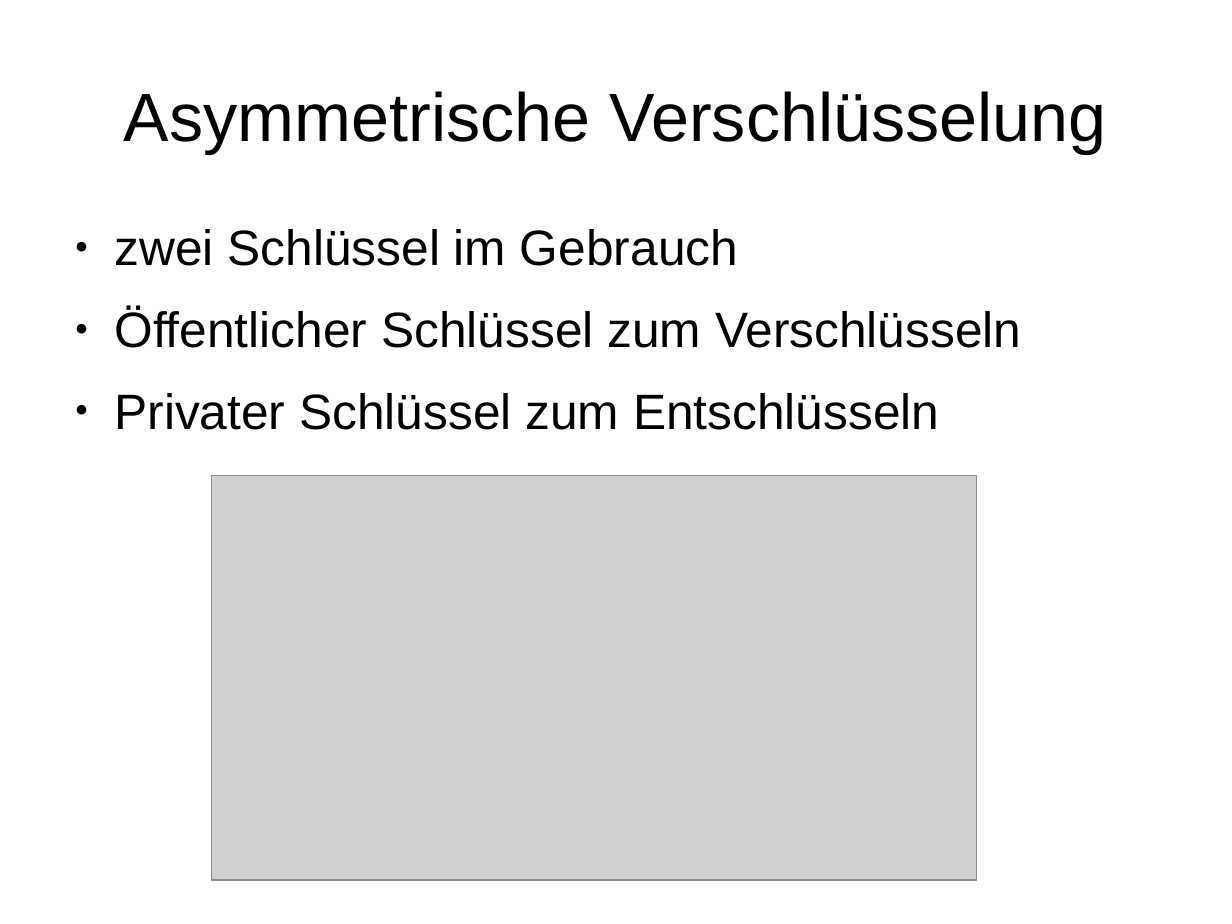
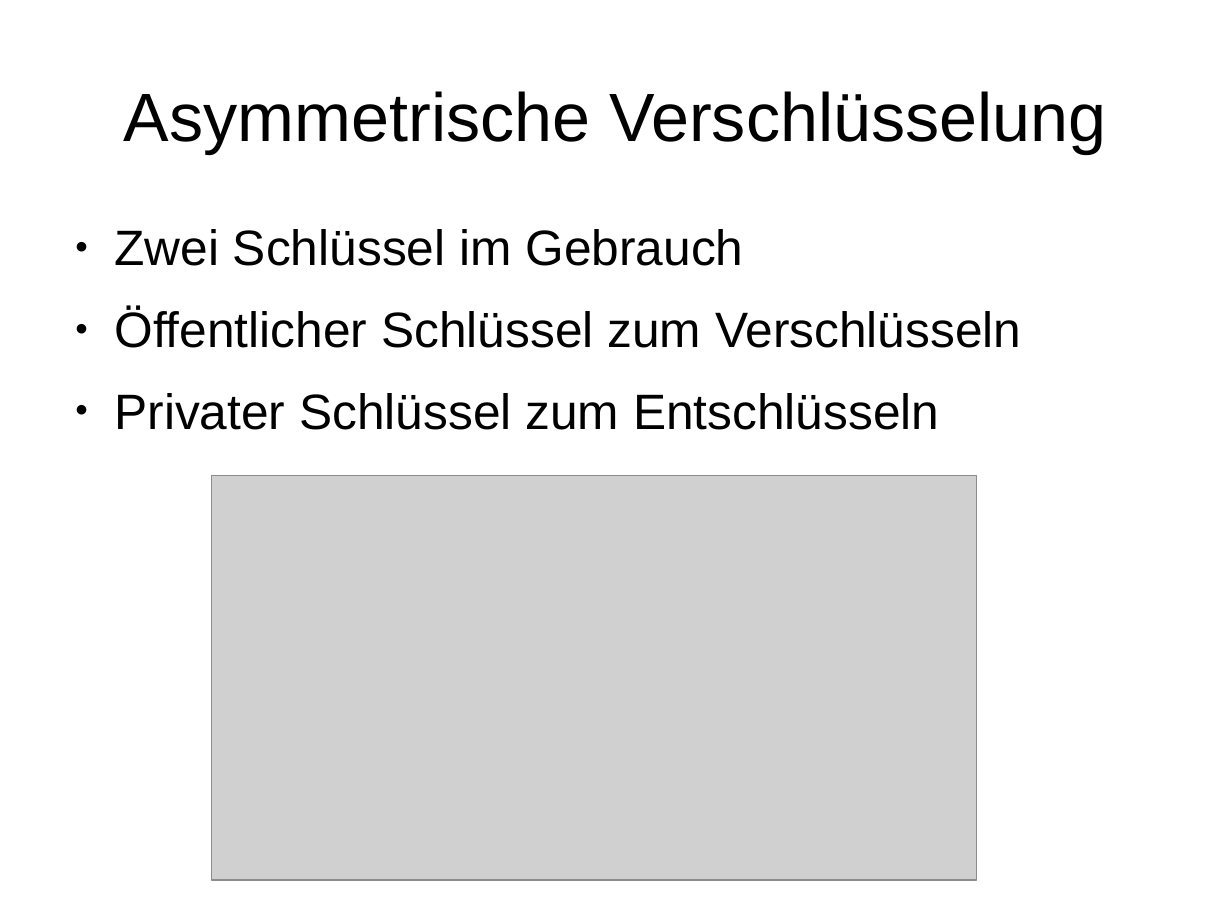
Before and after one commit to stadler-tom/schreibzeug, a slide deck: slide 5 of Presentation/Hauptseminar_RSA.odp. Drawn at 1232x924 pixels with LibreOffice and Linux fonts; fonts in the diff are those of the drawing; grey boxes stand for pictures. Boxes give left, top, right and bottom in pixels: in the first picture for what was removed or moved away, otherwise in the second. Text is boxed around its words. In the diff, an @@ line names an element or a change of style, - is before the commit and + after.

```diff
--- a/Presentation/Hauptseminar_RSA.odp
+++ b/Presentation/Hauptseminar_RSA.odp
@@ text at [114, 229, 743, 266]: text changed @@
-● zwei Schlüssel im Gebrauch
+● Zwei Schlüssel im Gebrauch
```
Also in this commit, not shown: 5 other slides changed, 1 other file.
